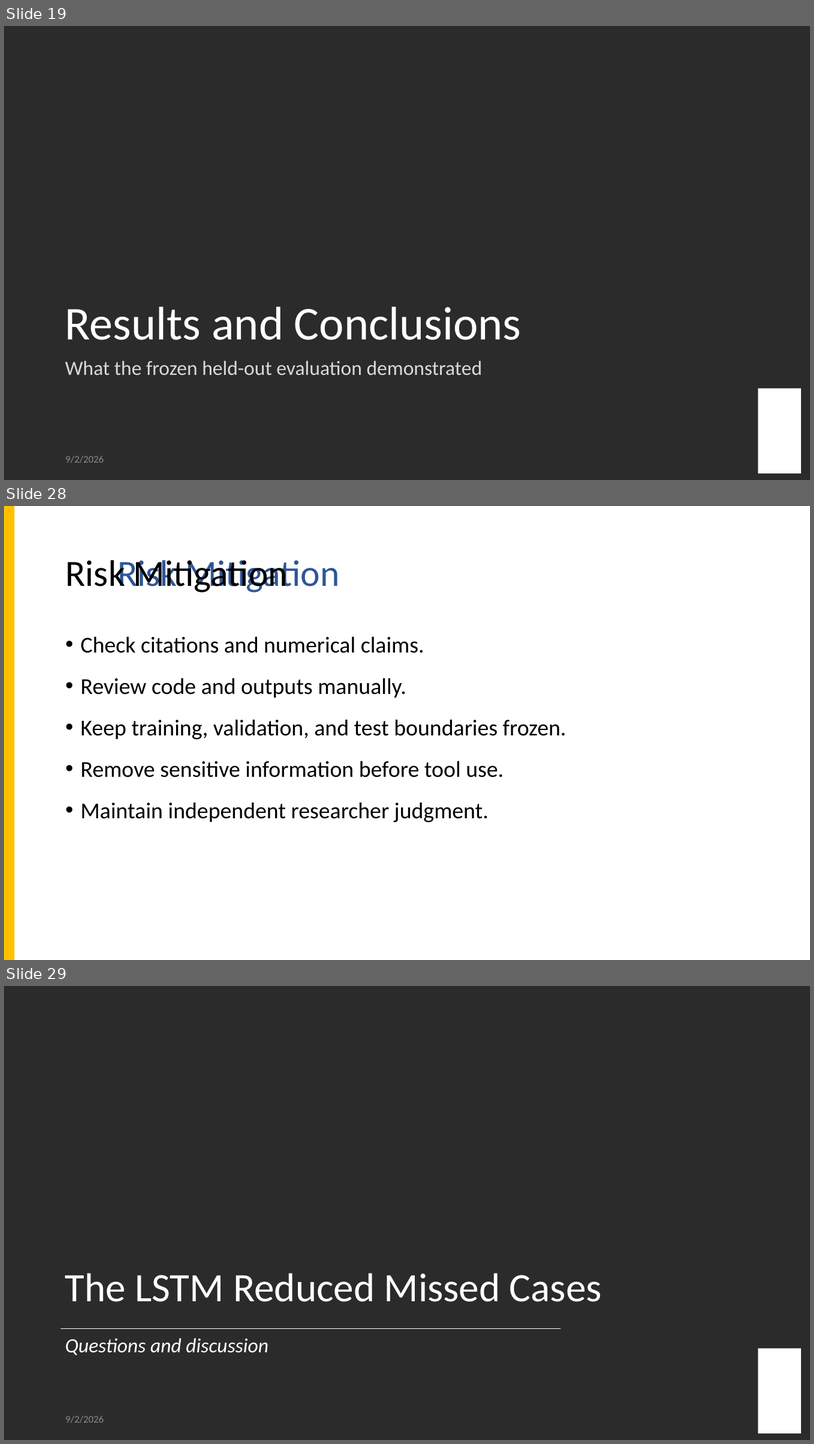
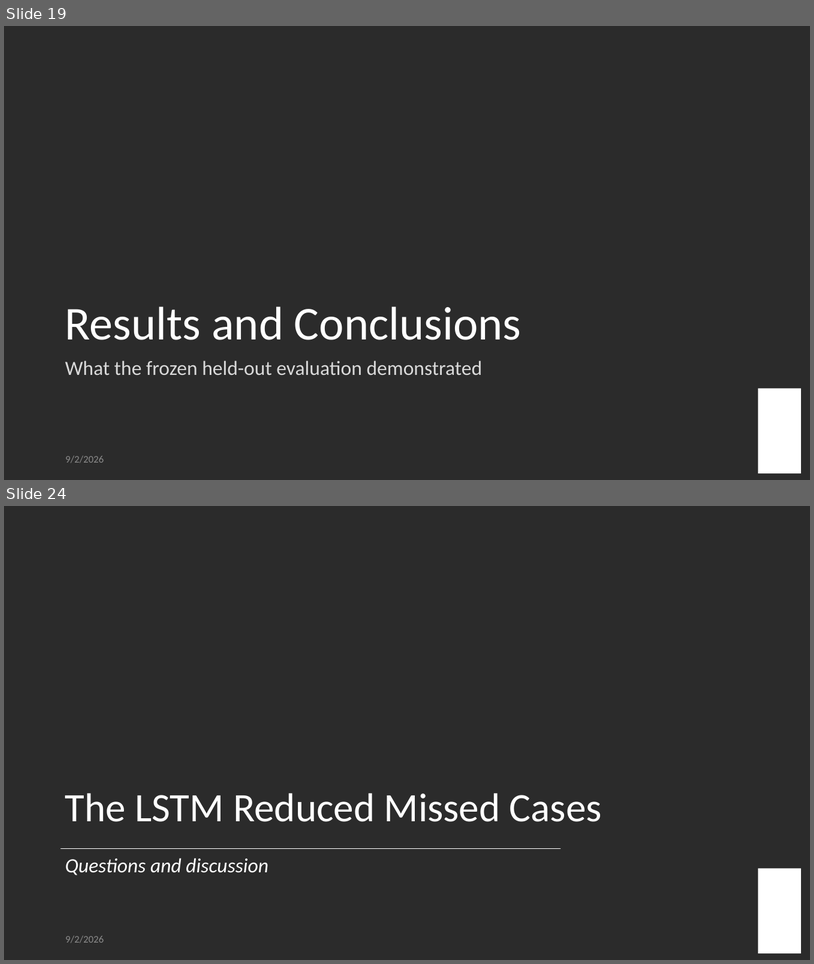
Before and after one commit to apcjomaala1/THESIS, a slide deck: WASD - Thesis 2 - final revised.pptx. Shown one above the other, each under a label of ours: slides 19, 28 and 29 before the commit, slides 19 and 24 after it; the slides between them are not shown. The pictures are 814x1444 and 814x964 pixels, drawn with LibreOffice and Linux fonts; fonts in the diff are those of the drawing; background and template pictures are left out; a plain dark background stands for a picture behind light text. Boxes give left, top, right and bottom in pixels: in the first picture for what was removed or moved away, otherwise in the second. Text is boxed around its words. In the diff, an @@ line names an element or a change of style, - is before the commit and + after.

```diff
--- a/WASD - Thesis 2 - final revised.pptx
+++ b/WASD - Thesis 2 - final revised.pptx
@@ slide 28 removed at (4, 506, 810, 960), background #FFFFFF @@
@@ rectangle removed at (4, 506, 14, 960) @@
@@ title removed at (65, 560, 340, 592) @@
-Risk Mitigation
@@ text removed at (117, 560, 288, 592) @@
-Risk Mitigation
@@ text removed at (81, 636, 567, 822) @@
-• Check citations and numerical claims.
-• Review code and outputs manually.
-• Keep training, validation, and test boundaries frozen.
-• Remove sensitive information before tool use.
-• Maintain independent researcher judgment.
@@ what was slide 29 is now slide 24 @@
```
Also in this commit, not shown: 16 slides changed, 4 other slides removed, 14 other files.
